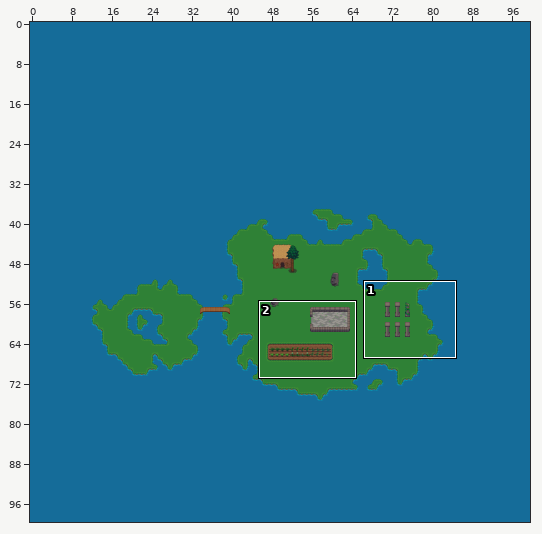
Two versions of a level (Tiled map, android/assets/levels/the_bug_island/overworld.tmx). Above: a wide view before the commit, with the close-up outlined.
Close-up. As it was:
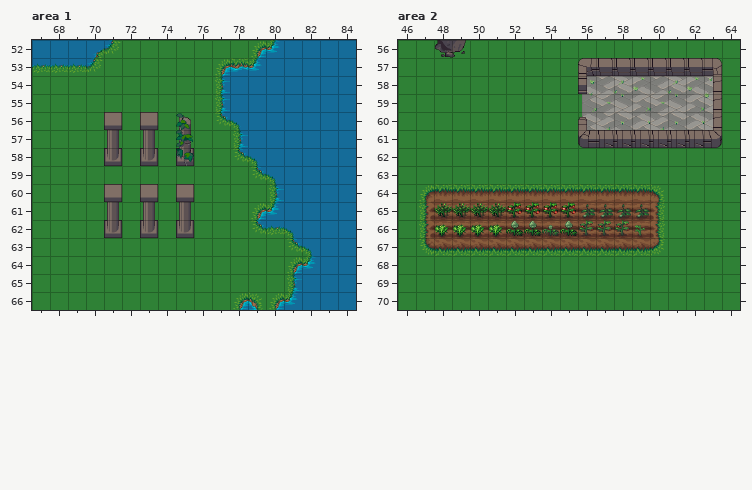
Cells are 32x32 px. Shown: area 1 x 67..84, y 52..66; area 2 x 46..64, y 56..70. The commit also changed other parts of the map, which this record leaves out.
After the commit:
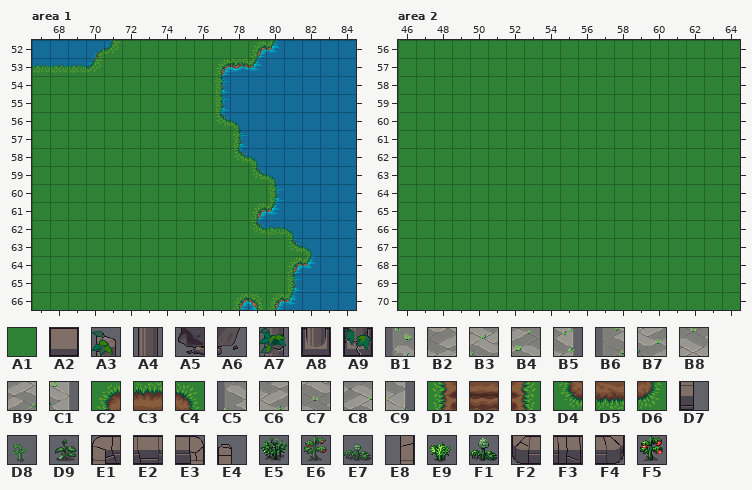
Key: from "terrain_atlas": A1 118, A2 398, A3 404, A4 430, A5 434, A6 435, A7 436, A8 462, A9 468, B1 512, B2 513, B3 514, B4 515, B5 516, B6 544, B7 545, B8 546, B9 547, C1 548, C2 549, C3 550, C4 551, C5 576, C6 577, C7 578, C8 579, C9 580, D1 581, D2 582, D3 583, D4 613, D5 614, D6 615, D7 760, D8 811, D9 846, E1 852, E2 853, E3 854, E4 857, E5 873, E6 875, E7 876, E8 886, E9 906, F1 908, F2 916, F3 917, F4 918, F5 939.
__ is an empty cell.
Edits made:
Layer "walls_bot" (removed), area 1:
The author cleared tile A8 in row 58 at x 71 and 73; in row 62 at x 71, 73 and 75.
The author cleared tile A9 in row 58 at x 75.
Layer "walls_top" (removed), area 1:
The author cleared tile A2 in row 56 at x 71 and 73; in row 60 at x 71, 73 and 75.
The author cleared tile A3 in row 56 at x 75.
The author cleared tile A4 in row 57 at x 71 and 73; in row 61 at x 71, 73 and 75.
The author cleared tile A7 in row 57 at x 75.
Layer "ground", area 2:
The author changed tile C2 to tile A1 in row 64 at x 47.
The author changed tile C3 to tile A1 in row 64 at x 48 to 59.
The author changed tile C4 to tile A1 in row 64 at x 60.
The author changed tile D1 to tile A1 in rows 65 to 66 at x 47.
The author changed tile D2 to tile A1 in rows 65 to 66 at x 48 to 59.
The author changed tile D3 to tile A1 in rows 65 to 66 at x 60.
The author changed tile D4 to tile A1 in row 67 at x 47.
The author changed tile D5 to tile A1 in row 67 at x 48 to 59.
The author changed tile D6 to tile A1 in row 67 at x 60.
Layer "floor" (removed), area 2:
The author cleared tile B1 in row 58 at x 56.
The author cleared tile B2 in row 58 at x 57 and 60.
The author cleared tile B3 in row 58 at x 58 and 61.
The author cleared tile B4 in row 58 at x 59 and 62.
The author cleared tile B5 in row 58 at x 63.
The author cleared tile B6 in row 59 at x 56.
The author cleared tile B7 in row 59 at x 57 and 60.
The author cleared tile B8 in row 59 at x 58 and 61.
The author cleared tile B9 in row 59 at x 59 and 62.
The author cleared tile C1 in row 59 at x 63.
The author cleared tile C5 in row 60 at x 56.
The author cleared tile C6 in row 60 at x 57 and 60.
The author cleared tile C7 in row 60 at x 58 and 61.
The author cleared tile C8 in row 60 at x 59 and 62.
The author cleared tile C9 in row 60 at x 63.
Layer "deco_bot" (removed), area 2:
The author cleared tile D8 in row 66 at x 59.
The author cleared tile D9 in row 65 at x 56 to 59.
The author cleared tile E5 in row 65 at x 48 to 51.
The author cleared tile E6 in row 66 at x 56 to 58.
The author cleared tile E7 in row 66 at x 54.
The author cleared tile E9 in row 66 at x 48 to 51.
The author cleared tile F1 in row 66 at x 52 to 53 and 55.
The author cleared tile F5 in row 65 at x 52 to 55.
Layer "walls_bot" (removed), area 2:
The author cleared tile A5 in row 56 at x 48.
The author cleared tile A6 in row 56 at x 49.
The author cleared tile D7 in row 58 at x 56.
The author cleared tile E1 in row 57 at x 56.
The author cleared tile E2 in row 57 at x 57 to 62.
The author cleared tile E3 in row 57 at x 63.
The author cleared tile E4 in row 60 at x 56.
The author cleared tile E8 in rows 58 to 60 at x 63.
The author cleared tile F2 in row 61 at x 56.
The author cleared tile F3 in row 61 at x 57 to 62.
The author cleared tile F4 in row 61 at x 63.
